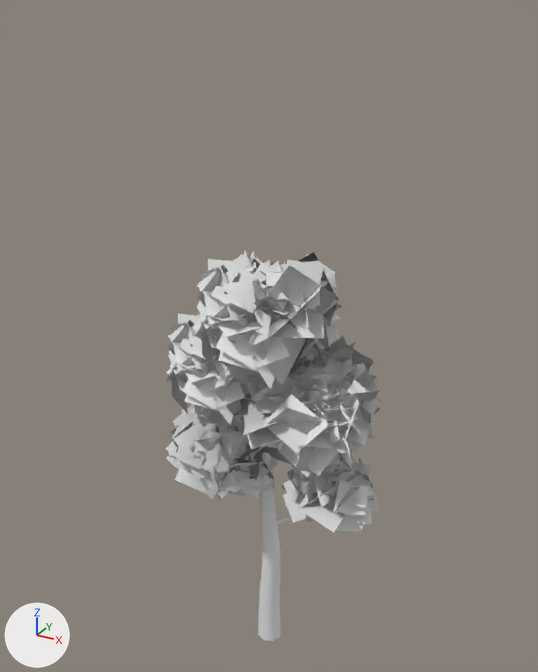
The FBX model Assets/Models/Environment/BirchTree_1.fbx: old version first, new version second.
The view is the same before and after, from a 50 mm camera at (3.69, -6.73, 7.73) aimed at (-0.07, 0.12, 4.3). The lights are fixed; the arrows at lower left show +X, +Y and +Z.

In view in the first picture: 'BirchTree_1'.
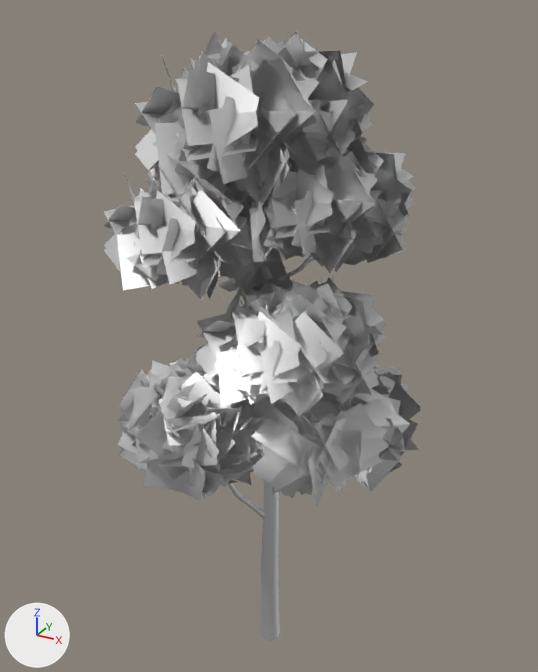
The change in detail:
In material 'BirchTree_Bark' (mat_birchtree_bark), metallic goes from 0.0 to 1.0.
In material 'BirchTree_Leaves' (mat_birchtree_leaves), metallic goes from 0.0 to 1.0.
me_cube_004 is used by ob_birchtree_1; location (0.0, 0.0, 0.0).
me_cube_004 had 5264 vertices, 2299 faces and spanned x -1.34..1.37, y -1.07..0.87, z -0.02..5.44.
me_cube_004 now has 7359 vertices, 3830 faces and spans x -170.11..164.54, y -3.05..754.0, z -127.82..153.47.
me_cube_004 part 1: the loose piece of 73 vertices spanning x 0.24..0.84, y 0.05..0.43, z 3.47..4.03 is copied, and the copy is multiplied about its middle by the matrix ((-90.293, 26.509, 91.812), (82.629, -41.8, 93.329), (48.009, 121.8, 12.048)), then moved by (-43.34, 584.94, 75.18); it spans x -48.13..-31.52, y 542.14..628.09, z 39.2..119.81.
me_cube_004 part 2: the loose piece of 41 vertices spanning x 0.61..0.97, y 0.33..0.36, z 3.86..4.01 is copied, and the copy is multiplied about its middle by the matrix ((-90.294, 26.506, 91.813), (82.626, -41.802, 93.333), (48.008, 121.8, 12.048)), then moved by (-46.45, 618.34, 101.82); it spans x -55.08..-34.75, y 596.95..641.32, z 96.1..113.7.
me_cube_004 part 3: 960 loose pieces with 4409 vertices, spanning x -1.34..1.37, y -1.07..0.87, z -0.02..5.44, are deleted.
me_cube_004 part 4: 5649 vertices added at x -170.11..164.54, y -3.05..754.0, z -127.82..153.47.
Object 'BirchTree_1' (ob_birchtree_1) turns from (0, 0, 0) to (90, 0, 0) degrees about x, y and z.
Object 'BirchTree_1' (ob_birchtree_1) is rescaled from (1.0, 1.0, 1.0) to (0.01, 0.01, 0.01).

Pixel boxes (x1, y1, x2, y2) of what changed, in the pictures (538 x 672 px):
'BirchTree_1', surface changed, reshaped, turned, rescaled
    before: (166, 250, 381, 641)
    after: (104, 31, 420, 641)
part 1 of me_cube_004, added
    after: (169, 182, 198, 227)
part 2 of me_cube_004, added
    after: (158, 165, 174, 187)
part 3 of me_cube_004, deleted
    before: (166, 250, 381, 641)
part 4 of me_cube_004, added
    after: (104, 31, 420, 641)
